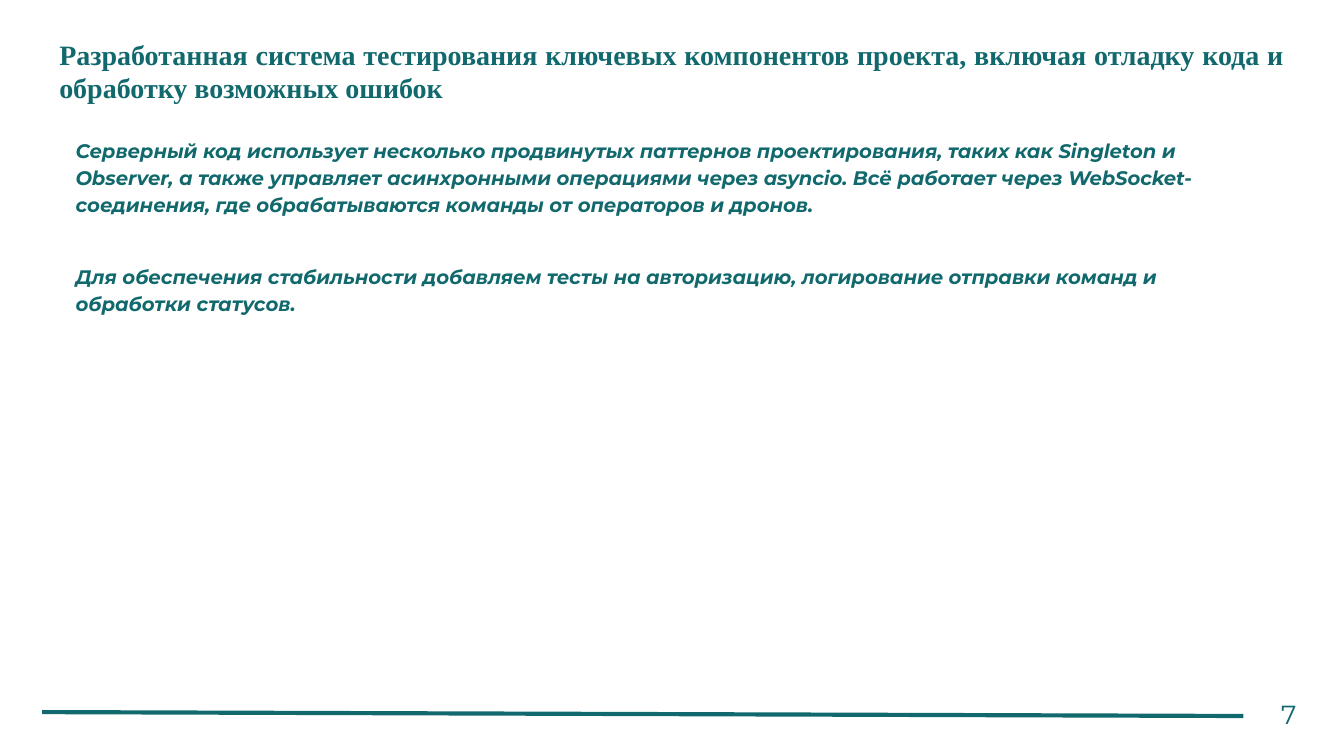
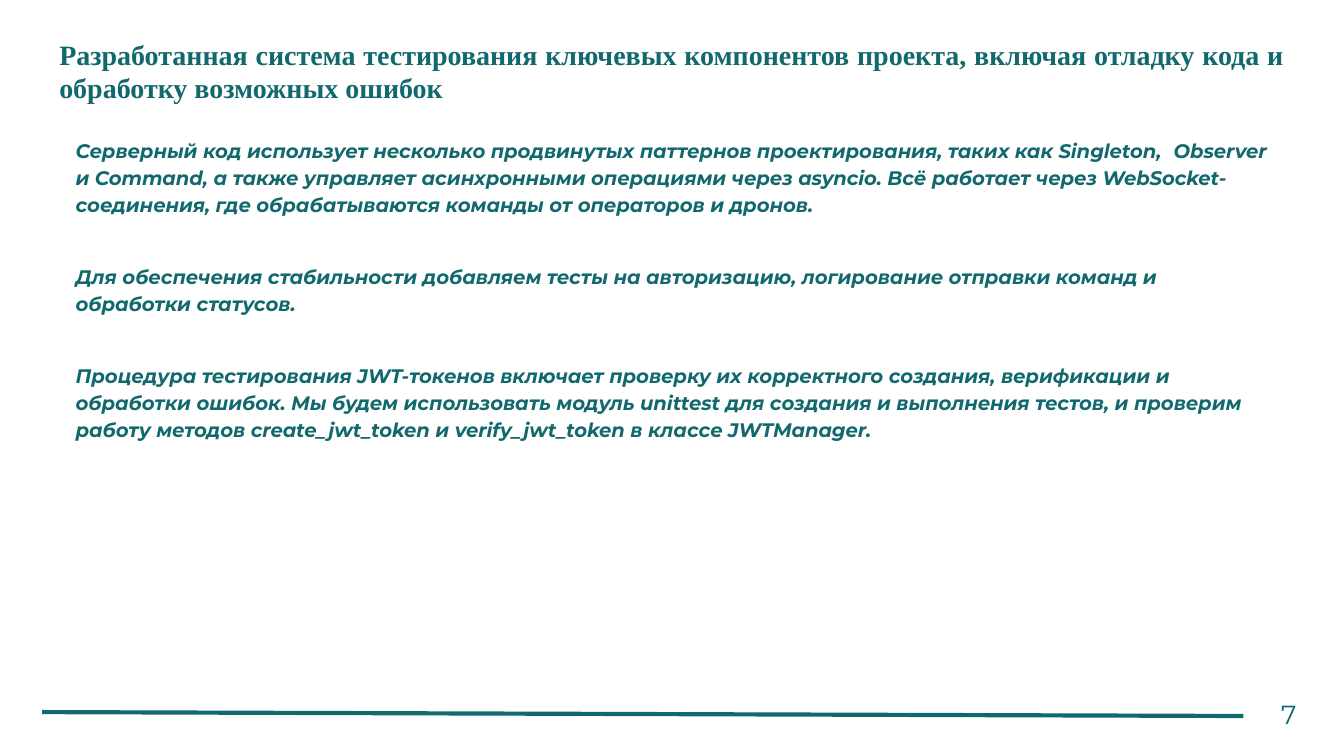
Before and after one commit to White2e/BPLAFinalCert, a slide deck: slide 10 of Python_разработка_для_БПЛА_паттерны_проектирования,_API_интерфейсы+(6).pptx. Drawn at 1344x756 pixels with LibreOffice and Linux fonts; fonts in the diff are those of the drawing. Boxes give left, top, right and bottom in pixels: in the first picture for what was removed or moved away, otherwise in the second. Text is boxed around its words. In the diff, an @@ line names an element or a change of style, - is before the commit and + after.

```diff
--- a/Python_разработка_для_БПЛА_паттерны_проектирования,_API_интерфейсы+(6).pptx
+++ b/Python_разработка_для_БПЛА_паттерны_проектирования,_API_интерфейсы+(6).pptx
@@ text at <box>76,142,1267,216</box>: text changed @@
-Серверный код использует несколько продвинутых паттернов проектирования, таких как Singleton и Observer, а также управляет асинхронными операциями через asyncio. Всё работает через WebSocket-соединения, где обрабатываются команды от операторов и дронов.
+Серверный код использует несколько продвинутых паттернов проектирования, таких как Singleton, Observer и Command, а также управляет асинхронными операциями через asyncio. Всё работает через WebSocket-соединения, где обрабатываются команды от операторов и дронов.
@@ text at <box>76,368,1242,441</box>: paragraph added @@
+Процедура тестирования JWT-токенов включает проверку их корректного создания, верификации и обработки ошибок. Мы будем использовать модуль unittest для создания и выполнения тестов, и проверим работу методов create_jwt_token и verify_jwt_token в классе JWTManager.
```
Also in this commit, not shown: 2 other slides changed, 1 slide added, 2 other files.
